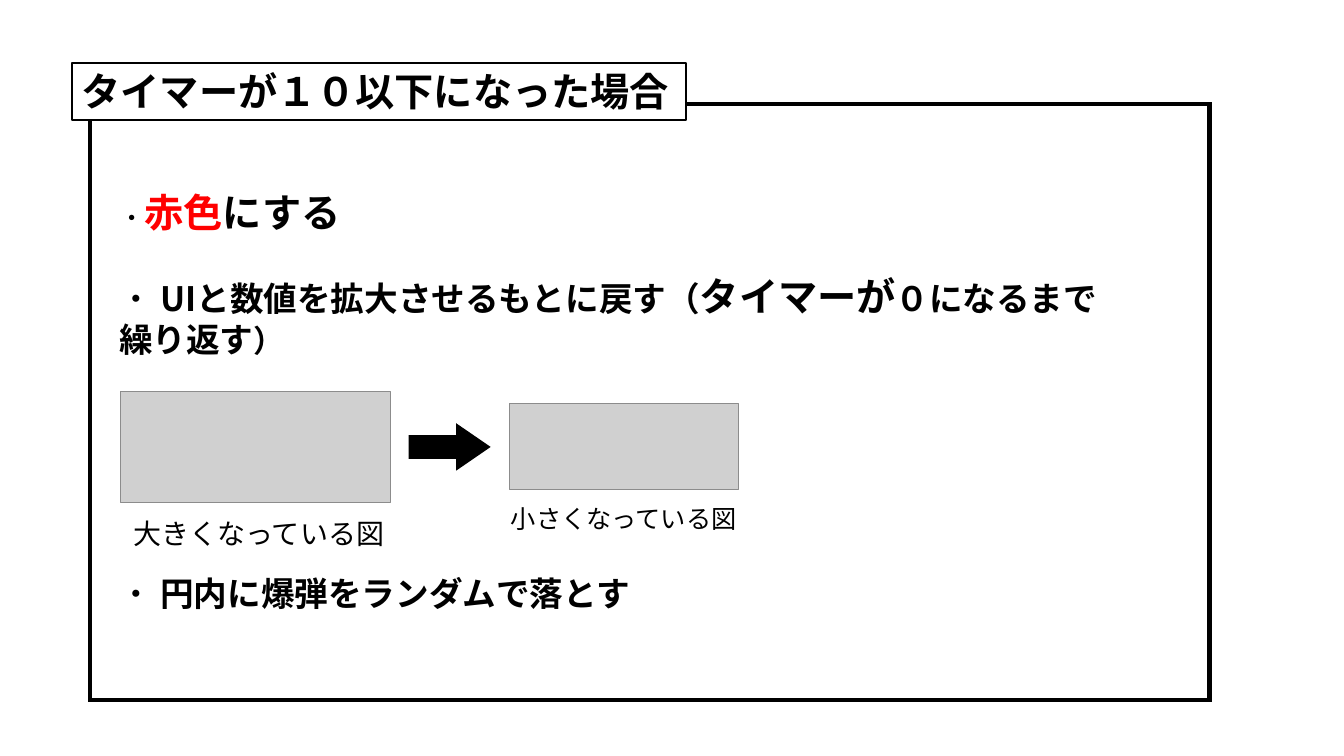
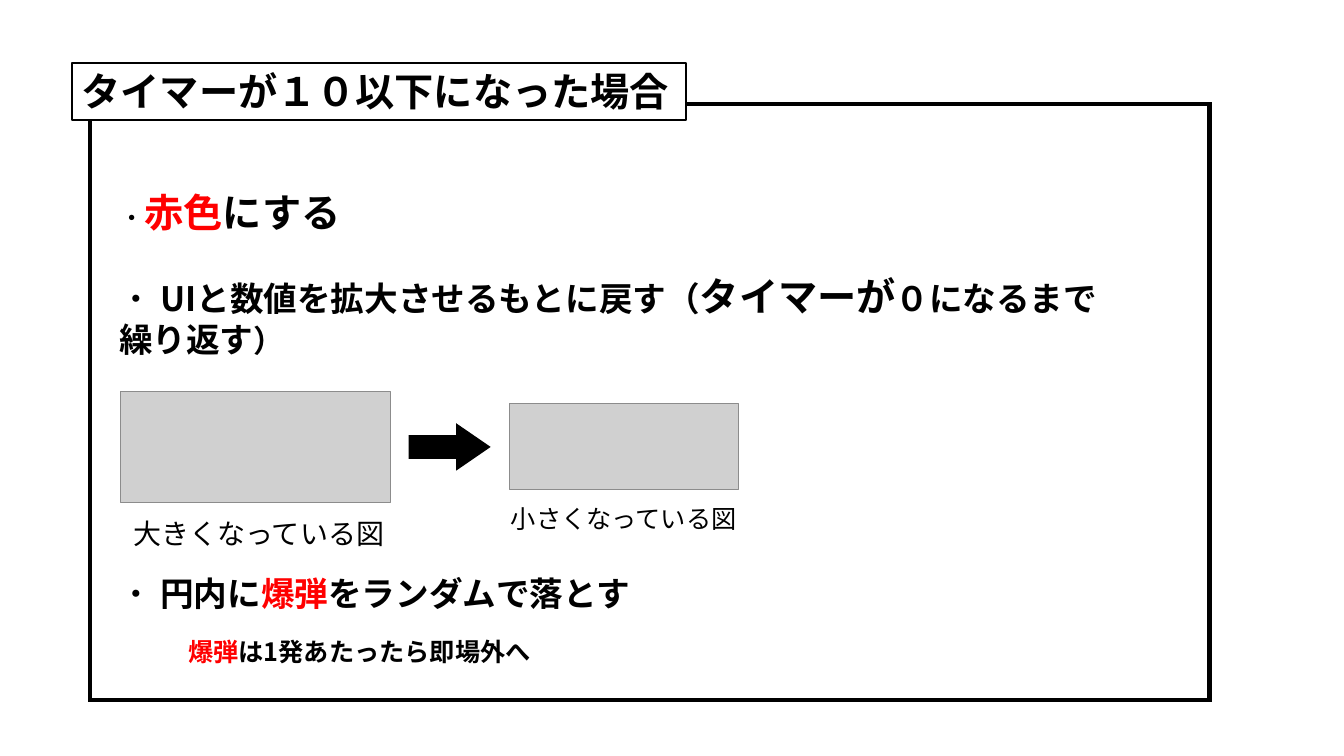
Before and after one commit to MizukiKato0416/sotsugyou_time_kato, a slide deck: slide 14 of 卒業制作_超ぶっ飛び超絶バトロワ（仮）.pptx. Drawn at 1344x756 pixels with LibreOffice and Linux fonts; fonts in the diff are those of the drawing; grey boxes stand for pictures. Boxes give left, top, right and bottom in pixels: in the first picture for what was removed or moved away, otherwise in the second. Text is boxed around its words. In the diff, an @@ line names an element or a change of style, - is before the commit and + after.

Commit message:
爆弾投下

```diff
--- a/卒業制作_超ぶっ飛び超絶バトロワ（仮）.pptx
+++ b/卒業制作_超ぶっ飛び超絶バトロワ（仮）.pptx
@@ text "・ 円内に爆弾をランダムで落とす" at [119, 577, 629, 609]: text colour #000000 to #FF0000 in "円内に爆弾をランダムで落とす" @@
@@ text added at [188, 639, 530, 664], 18 pt, text #000000, bold @@
+爆弾は1発あたったら即場外へ
```
Also in this commit, not shown: 1 other slide changed, 2 slides added, 1 slide removed.
